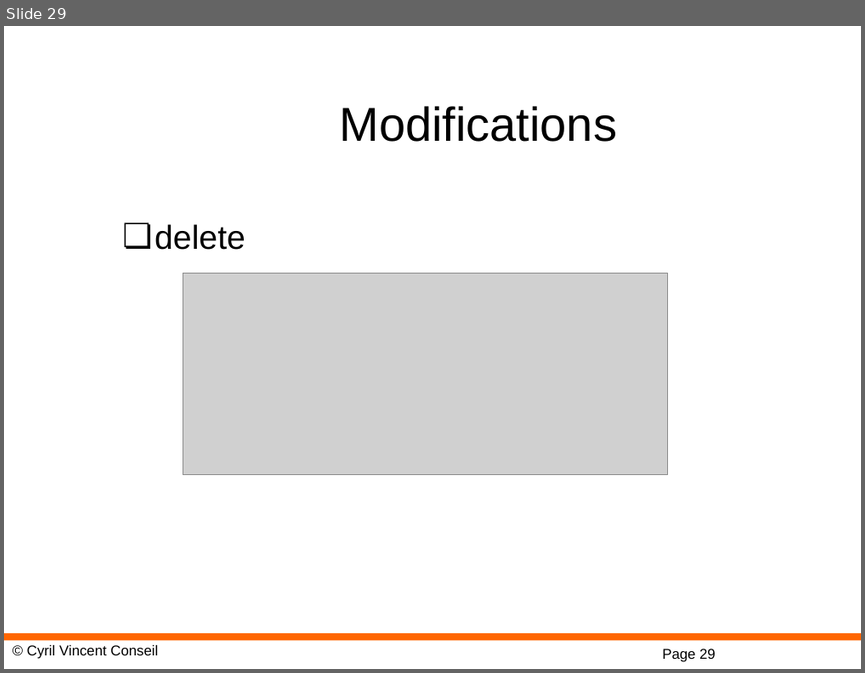
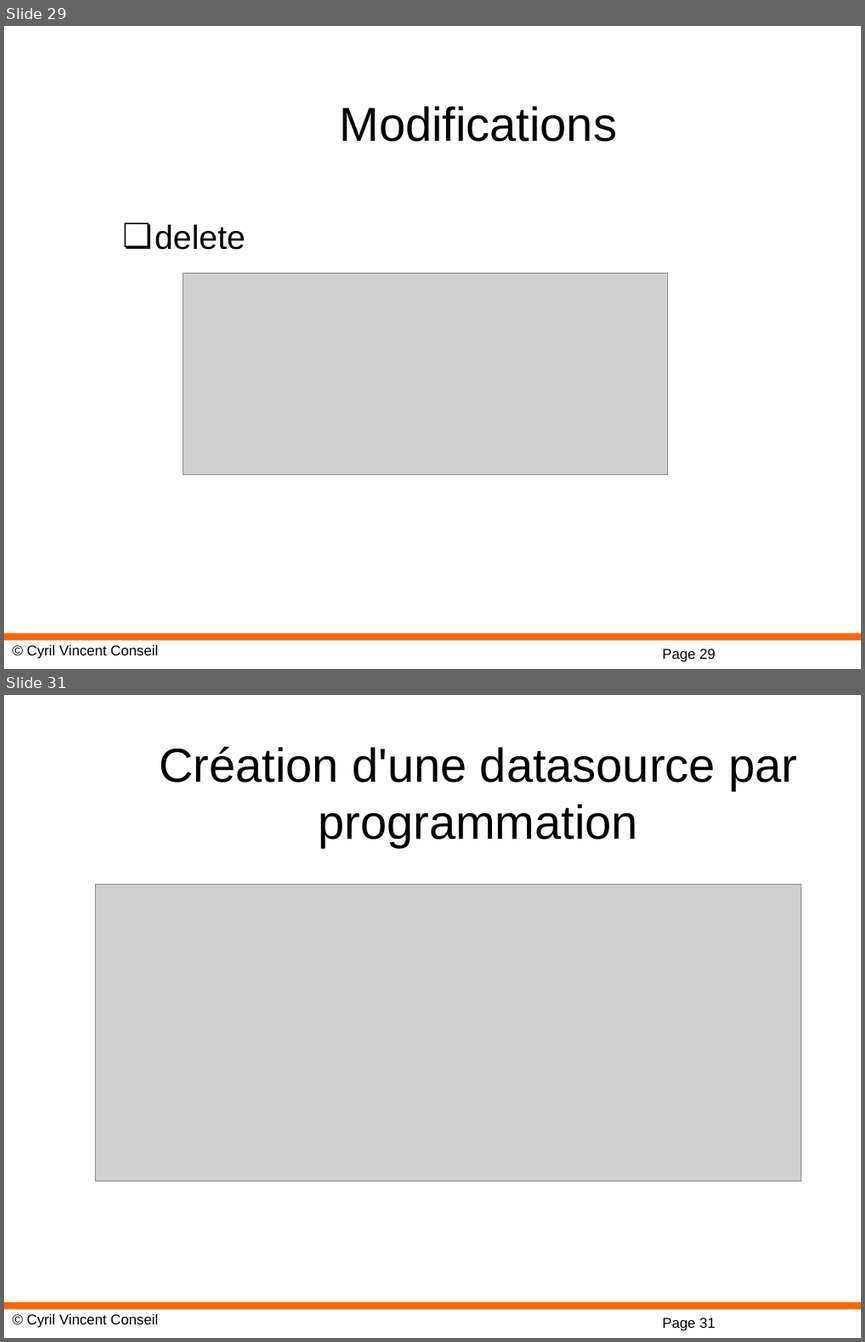
Before and after one commit to cyrilvincent/spring, a slide deck: ppt/07-SpringJPASQL.pptx. Shown one above the other, each under a label of ours: slide 29 before the commit, slides 29 and 31 after it; the slides between them are not shown. The pictures are 865x673 and 865x1342 pixels, drawn with LibreOffice and Linux fonts; fonts in the diff are those of the drawing; grey boxes stand for pictures; background and template pictures are left out. Boxes give left, top, right and bottom in pixels: in the first picture for what was removed or moved away, otherwise in the second. Text is boxed around its words. In the diff, an @@ line names an element or a change of style, - is before the commit and + after.

```diff
--- a/ppt/07-SpringJPASQL.pptx
+++ b/ppt/07-SpringJPASQL.pptx
@@ slide 31 added at [4, 695, 861, 1338], background #FFFFFF; not listed: 3 template elements that a slide beside it also shows @@
@@ title added at [159, 746, 797, 847], 40 pt, text #000000 @@
+Création d'une datasource par programmation
@@ picture added at [95, 884, 800, 1181] @@
```
Also in this commit, not shown: 2 other slides added, 6 other files.
